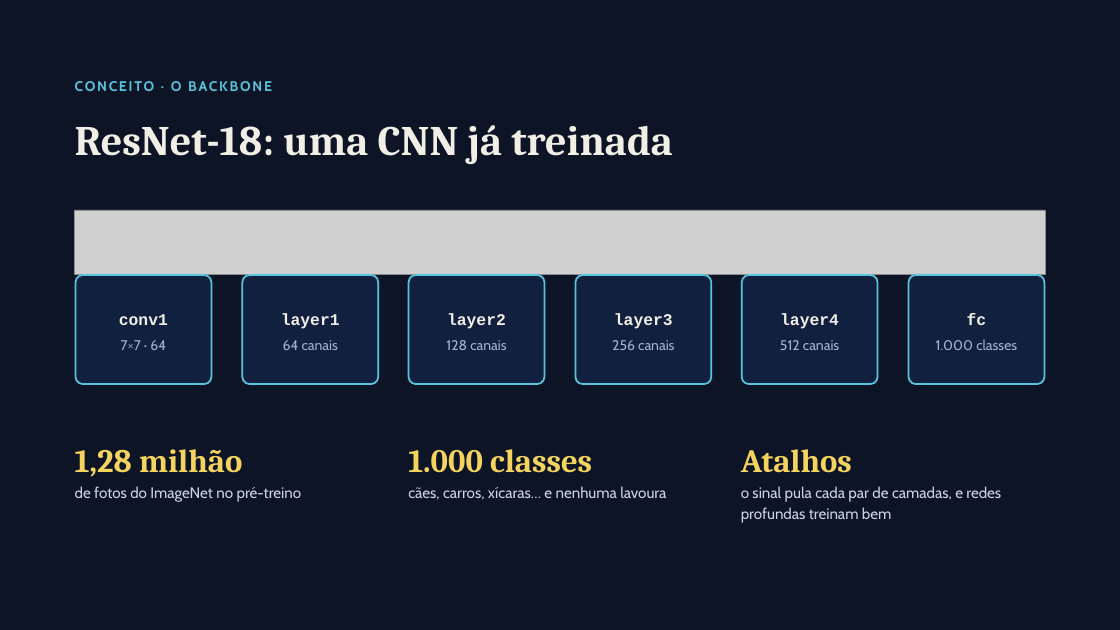
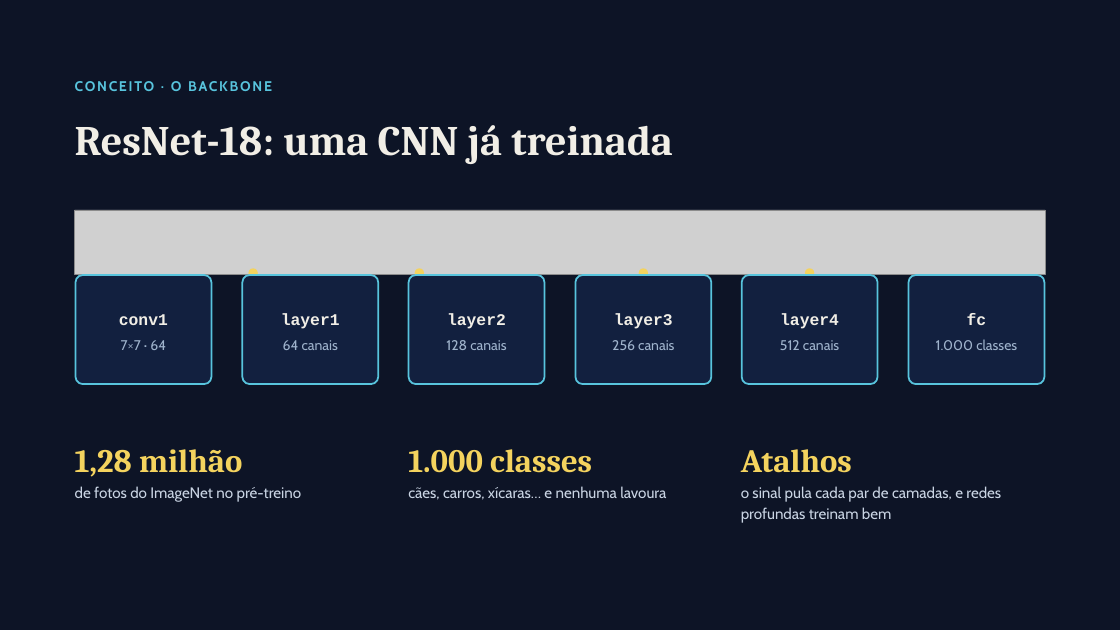
Before and after one commit to rglopesdf/miniaula-transfer-learning, a slide deck: slide 5 of slides/slides_transfer_learning_lavouras.pptx. Drawn at 1120x630 pixels with LibreOffice and Linux fonts; fonts in the diff are those of the drawing; grey boxes stand for pictures; background and template pictures are left out. Boxes give left, top, right and bottom in pixels: in the first picture for what was removed or moved away, otherwise in the second. Text is boxed around its words. In the diff, an @@ line names an element or a change of style, - is before the commit and + after.

```diff
--- a/slides/slides_transfer_learning_lavouras.pptx
+++ b/slides/slides_transfer_learning_lavouras.pptx
@@ ellipse added at <box>249,268,258,277</box>, fill #F4D35E @@
@@ ellipse added at <box>415,268,424,277</box>, fill #F4D35E @@
@@ ellipse added at <box>639,268,648,277</box>, fill #F4D35E @@
@@ ellipse added at <box>805,268,814,277</box>, fill #F4D35E @@
```
Also in this commit, not shown: 4 other slides changed, 1 other file.
